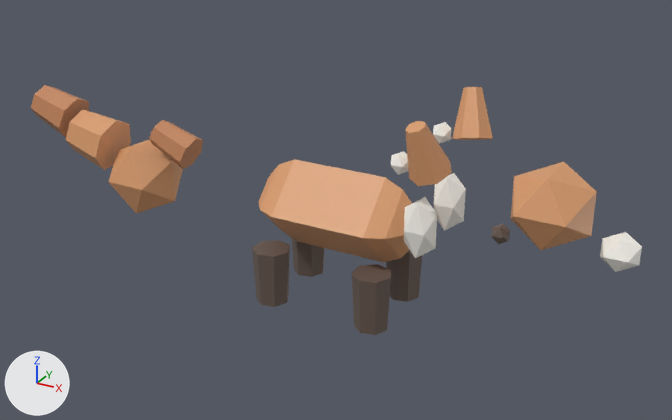
What one commit did to the glTF model public/studio/v2.15.0/d_redpanda/model.glb.
The view is the same before and after, from a camera (50 mm lens) standing at (4.56, -8.35, 5.13) and looking at (-0.11, 0.13, 0.88). The lights are fixed; the arrows at lower left show +X, +Y and +Z. The older version comes first. Where no turn or scale is listed for an object, it has been applied to the vertices.

Names of what the first picture shows: 'part0', 'part1', 'part11', 'part12', 'part13', 'part14', 'part15', 'part17', 'part2', 'part3', 'part5', 'part6', 'part7', 'part8' and 4 more.
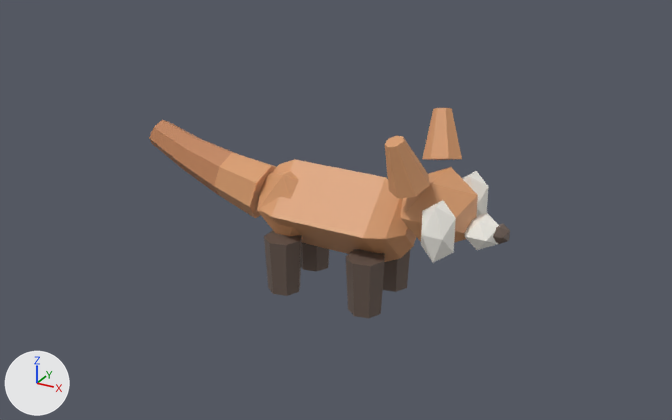
What differs and where, as boxes [x1, y1, x2, y2] in the pictures (672 x 420 px):
'part2', moved: before [511, 162, 597, 250]; after [400, 167, 478, 242]
'part1', moved: before [108, 139, 183, 213]; after [257, 161, 307, 239]
'part11', moved: before [66, 110, 131, 170]; after [214, 153, 276, 218]
'part8', moved: before [405, 121, 452, 186]; after [385, 136, 430, 199]
'part15', moved: before [352, 264, 391, 335]; after [346, 249, 385, 318]
'part12', moved: before [31, 85, 89, 137]; after [180, 138, 237, 195]
'part7', moved: before [452, 87, 493, 140]; after [422, 108, 462, 160]
'part17', moved: before [252, 240, 290, 307]; after [264, 230, 302, 296]
'part6', moved: before [404, 197, 437, 258]; after [421, 200, 456, 263]
'part3', moved: before [600, 232, 642, 272]; after [464, 213, 499, 250]
'part5', moved: before [434, 173, 466, 231]; after [462, 171, 488, 216]
'part14', moved: before [386, 250, 422, 302]; after [383, 250, 410, 292]

What changed in the scene script:
```text
Change me_geometry_1:
    remove me_geometry_1.from_pydata(...)  # 12 vertices, 20 faces; spans x -3.16..-2.309, y -0.4..0.4, z 0.427..1.278
    add me_geometry_1.from_pydata(...)  # 12 vertices, 20 faces; spans x -0.985..-0.135, y -0.4..0.4, z 0.505..1.355
    me_geometry_1 part 1: the whole mesh is moved by (2.174, 0.0, 0.078)
Change me_geometry_2:
    remove me_geometry_2.from_pydata(...)  # 12 vertices, 20 faces; spans x 1.969..2.785, y -0.425..0.425, z 1.13..1.879
    add me_geometry_2.from_pydata(...)  # 12 vertices, 20 faces; spans x 0.792..1.608, y -0.425..0.425, z 0.856..1.604
    me_geometry_2 part 2: the whole mesh is moved by (-1.177, 0.0, -0.275)
Change me_geometry_3:
    remove me_geometry_3.from_pydata(...)  # 12 vertices, 20 faces; spans x 2.891..3.266, y -0.196..0.196, z 1.008..1.332
    add me_geometry_3.from_pydata(...)  # 12 vertices, 20 faces; spans x 1.493..1.867, y -0.196..0.196, z 0.908..1.232
    me_geometry_3 part 3: the whole mesh is moved by (-1.399, 0.0, -0.1)
Change me_geometry_5:
    remove me_geometry_5.from_pydata(...)  # 12 vertices, 20 faces; spans x 0.975..1.332, y 0.231..0.538, z 0.844..1.457
    add me_geometry_5.from_pydata(...)  # 12 vertices, 20 faces; spans x 1.201..1.559, y 0.307..0.613, z 0.884..1.496
    me_geometry_5 part 4: the whole mesh is moved by (0.226, 0.075, 0.039)
Change me_geometry_6:
    remove me_geometry_6.from_pydata(...)  # 12 vertices, 20 faces; spans x 0.975..1.332, y -0.538..-0.231, z 0.844..1.457
    add me_geometry_6.from_pydata(...)  # 12 vertices, 20 faces; spans x 1.201..1.559, y -0.613..-0.307, z 0.884..1.496
    me_geometry_6 part 5: the whole mesh is moved by (0.226, -0.075, 0.039)
Change me_geometry_7:
    remove me_geometry_7.from_pydata(...)  # 16 vertices, 28 faces; spans x 1.119..1.533, y 0.351..0.826, z 1.764..2.382
    add me_geometry_7.from_pydata(...)  # 16 vertices, 28 faces; spans x 0.842..1.256, y 0.216..0.691, z 1.53..2.148
    me_geometry_7 part 6: the whole mesh is moved by (-0.277, -0.135, -0.234)
Change me_geometry_8:
    remove me_geometry_8.from_pydata(...)  # 16 vertices, 28 faces; spans x 1.119..1.533, y -0.826..-0.351, z 1.764..2.382
    add me_geometry_8.from_pydata(...)  # 16 vertices, 28 faces; spans x 0.842..1.256, y -0.691..-0.216, z 1.53..2.148
    me_geometry_8 part 7: the whole mesh is moved by (-0.277, 0.135, -0.234)
Change me_geometry_11:
    remove me_geometry_11.from_pydata(...)  # 16 vertices, 28 faces; spans x -3.801..-3.14, y -0.331..0.331, z 0.871..1.563
    add me_geometry_11.from_pydata(...)  # 16 vertices, 28 faces; spans x -1.536..-0.875, y -0.331..0.331, z 0.691..1.383
    me_geometry_11 part 8: the whole mesh is moved by (2.265, 0.0, -0.18)
Change me_geometry_12:
    remove me_geometry_12.from_pydata(...)  # 16 vertices, 28 faces; spans x -4.406..-3.745, y -0.273..0.273, z 1.187..1.798
    add me_geometry_12.from_pydata(...)  # 16 vertices, 28 faces; spans x -2.058..-1.398, y -0.273..0.273, z 0.869..1.48
    me_geometry_12 part 9: the whole mesh is moved by (2.348, 0.0, -0.318)
Change me_geometry_14:
    remove me_geometry_14.from_pydata(...)  # 16 vertices, 28 faces; spans x 0.437..0.856, y 0.201..0.63, z -0.135..0.515
    add me_geometry_14.from_pydata(...)  # 16 vertices, 28 faces; spans x 0.322..0.74, y 0.126..0.554, z 0.0..0.65
    me_geometry_14 part 10: the whole mesh is moved by (-0.116, -0.076, 0.135)
Change me_geometry_15:
    remove me_geometry_15.from_pydata(...)  # 16 vertices, 28 faces; spans x 0.437..0.856, y -0.63..-0.201, z -0.135..0.515
    add me_geometry_15.from_pydata(...)  # 16 vertices, 28 faces; spans x 0.322..0.74, y -0.554..-0.126, z 0.0..0.65
    me_geometry_15 part 11: the whole mesh is moved by (-0.116, 0.076, 0.135)
Change me_geometry_17:
    remove me_geometry_17.from_pydata(...)  # 16 vertices, 28 faces; spans x -0.834..-0.416, y -0.63..-0.201, z -0.135..0.515
    add me_geometry_17.from_pydata(...)  # 16 vertices, 28 faces; spans x -0.718..-0.3, y -0.554..-0.126, z 0.0..0.65
    me_geometry_17 part 12: the whole mesh is moved by (0.116, 0.076, 0.135)
```
